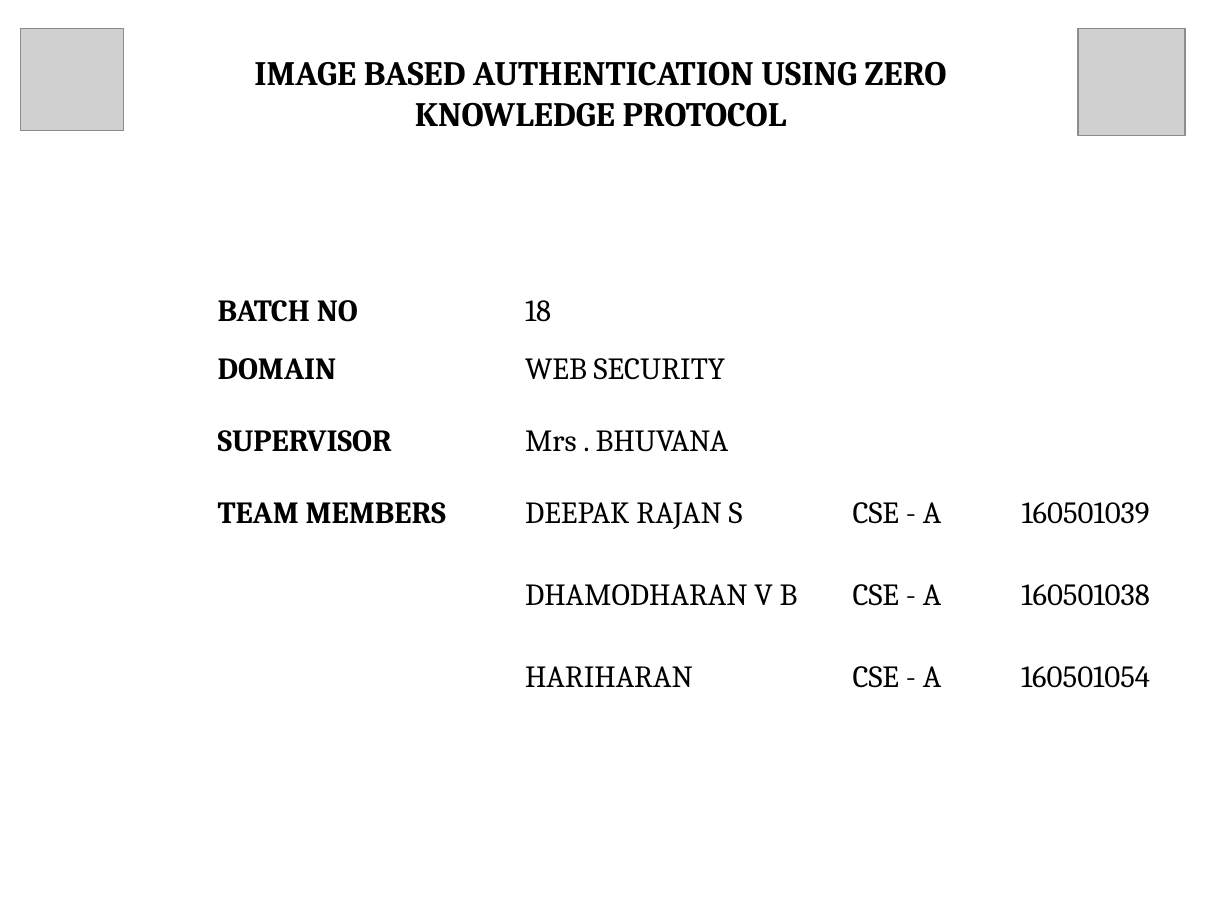
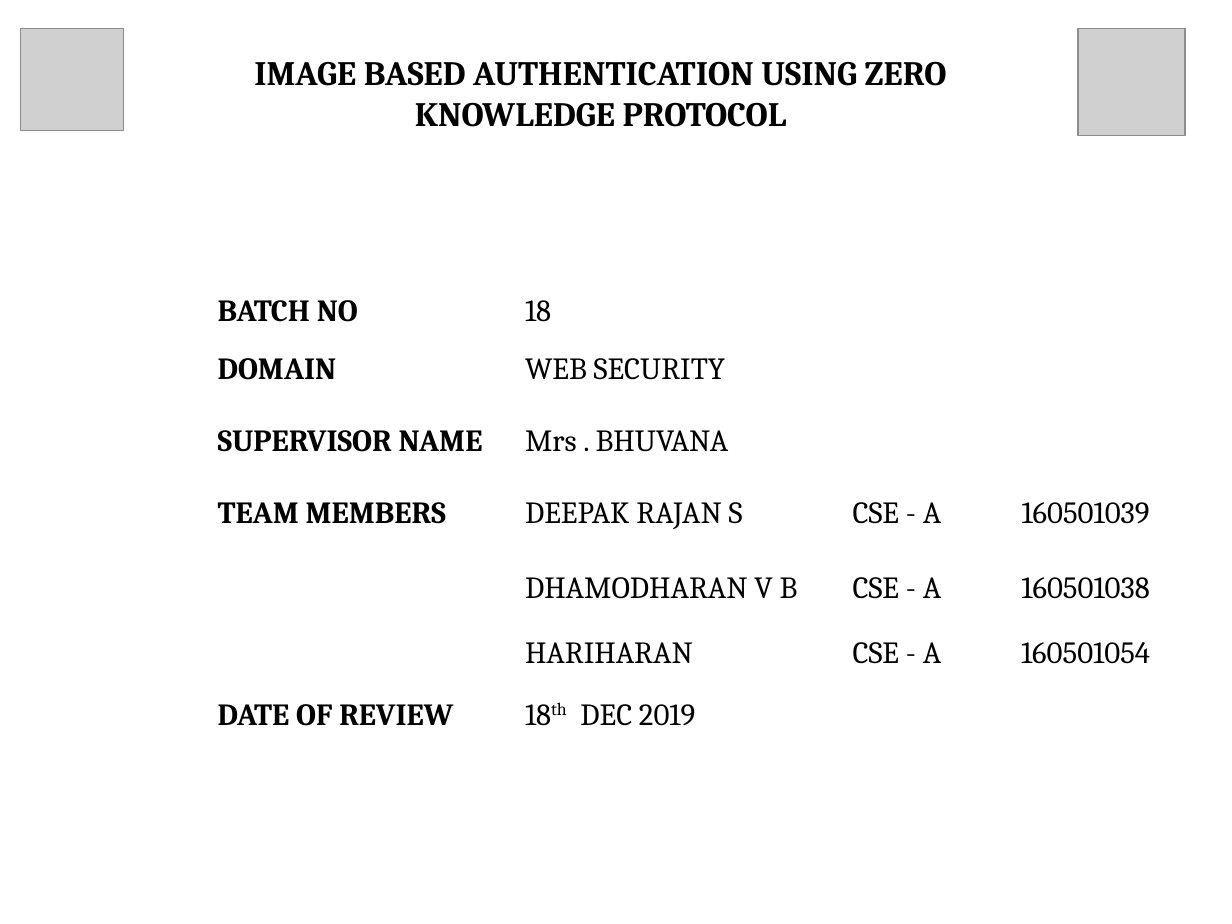
Before and after one commit to Greeny6092/iba, a slide deck: slide 1 of presentation/FINAL YEAR PROJECT BATCH 18.pptx. Drawn at 1232x924 pixels with LibreOffice and Linux fonts; fonts in the diff are those of the drawing; grey boxes stand for pictures. Boxes give left, top, right and bottom in pixels: in the first picture for what was removed or moved away, otherwise in the second. Text is boxed around its words. In the diff, an @@ line names an element or a change of style, - is before the commit and + after.

```diff
--- a/presentation/FINAL YEAR PROJECT BATCH 18.pptx
+++ b/presentation/FINAL YEAR PROJECT BATCH 18.pptx
@@ table at box(206, 287, 1212, 791) @@
-row 3, column 1: SUPERVISOR
+row 3, column 1: SUPERVISOR NAME
+row 7: DATE OF REVIEW | 18th DEC 2019 |  | 
```
Also in this commit, not shown: 1 other file.
